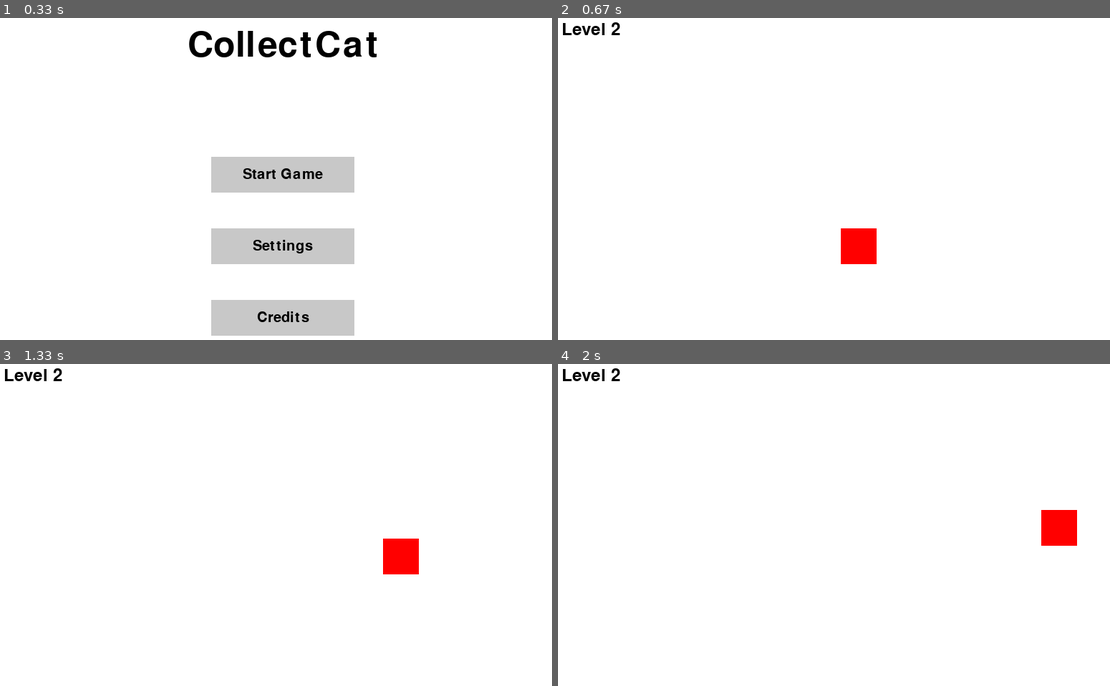
Above: before the commit, frames 1-4 (two rows, left to right).
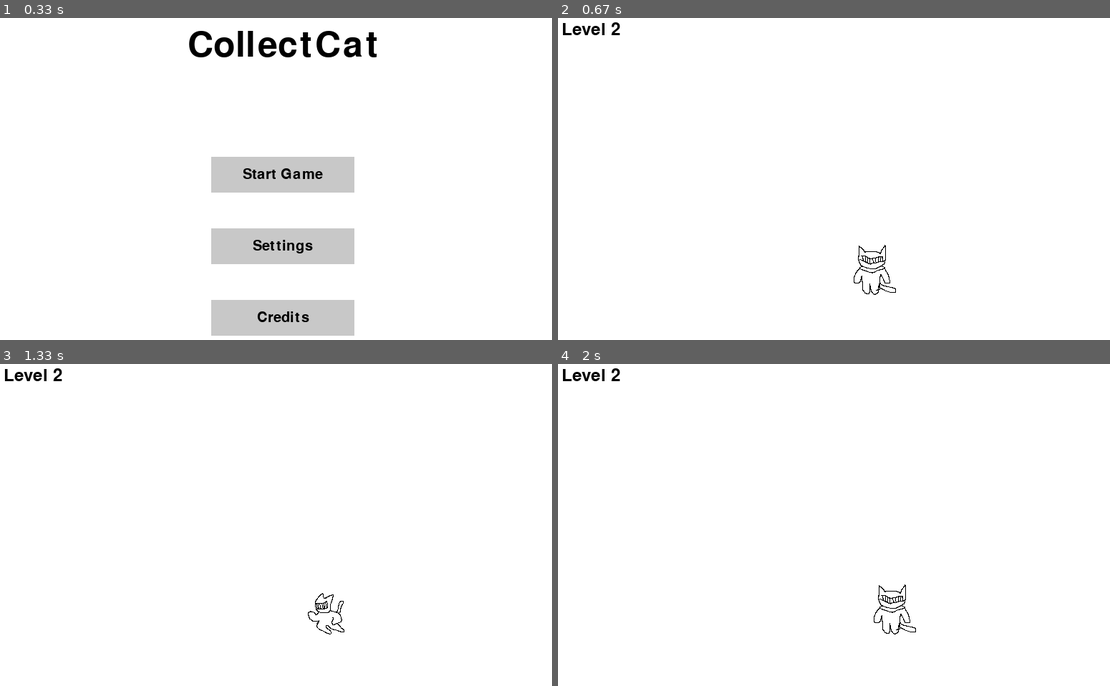
Above: after the commit, the same moments.

Repository: pondmaDev/PygameProject
Game: pygame game, started from main.py
The game is run twice, just before and just after one commit, with the same random seed, the same clock (stepped at 60 frames per second) and the same inputs.
Inputs (mouse positions are in pixels of both pictures, inside the frame that each line leads up to):
- Up to frame 1 (0.33 s): no input
- Up to frame 2 (0.67 s): press the mouse at (839, 175) at 0.37 s; move the mouse to (867, 150) at 0.47 s; release the mouse at (889, 124) at 0.6 s
- Up to frame 3 (1.33 s): hold Right 0.67-1.13 s; move the mouse to (259, 457) at 0.7 s; hold Up from 1.17 s (still down)
- Up to frame 4 (2 s): release Up at 1.47 s; hold Right 1.5-1.97 s

Frame 1 is identical in both runs. In frame 2, 0.9% of the frame differs, in the area x 51-62%, y 65-86%; in frame 3, 0.9%; in frame 4, 0.9%, in the area x 57-95%, y 45-84%.

Commit message:
I sucessfully add character picture and fix some bug

Diff:
--- a/main.py
+++ b/main.py
@@ -1,46 +1,93 @@
-
 import pygame
 import sys
-from scripts import *
+from scripts.character import Character
+from scripts.movement import move_character
+from scripts.interface import main_menu, level_selection  # Import the new functions
 
-def check_interface():
+# Initialize Pygame
+pygame.init()
+
+# Screen dimensions
+screen_width = 800
+screen_height = 600
+
+# Colors
+WHITE = (255, 255, 255)
+BLACK = (0, 0, 0)
+RED = (255, 0, 0)
+
+ # Debug and Error
+def error_print(message):
+    print(f"[ERROR] {message}")
+
+# Create screen
+screen = pygame.display.set_mode((screen_width, screen_height))
+pygame.display.set_caption('CollectCat')
+
+
+# Example paths for idle and running images
+idle_image_paths = [
+    'data/raw/Character/Idle/pixil-frame-0.png',
+    'data/raw/Character/Idle/pixil-frame-0 (1).png'
+]
+running_image_paths = [
+    'data/raw/Character/running/pixil-frame-0 (2).png',
+    'data/raw/Character/running/pixil-frame-0 (3).png'
+]
+
+def debug_print(message):
+    print(f"[DEBUG] {message}")
+
+def error_print(message):
+    print(f"[ERROR] {message}")
+
+def start_game(level):
+    global character
+    debug_print("Starting the game...")
+
     try:
-        # Initialize Pygame (if not already initialized in interface.py)
-        if not pygame.get_init():
-            pygame.init()
+        character = Character(screen_width // 2, screen_height // 2, 50, 50, RED,
+                              idle_image_paths, running_image_paths)
+        debug_print("Character initialized successfully.")
+    except Exception as e:
+        error_print(f"Failed to initialize character: {e}")
+        return
 
-        # Check if screen is created
-        if not pygame.display.get_surface():
-            screen = pygame.display.set_mode((screen_width, screen_height))
+    running = True
+    while running:
+        try:
+            for event in pygame.event.get():
+                if event.type == pygame.QUIT:
+                    pygame.quit()
+                    sys.exit()
 
-        # Test draw_button function
-        test_button = draw_button('Test', 100, 100, 100, 50, (200, 200, 200), (150, 150, 150))
+            keys_pressed = pygame.key.get_pressed()
+            move_character(character, keys_pressed, screen_width, screen_height)
 
-        # Test character creation
-        test_character = Character(screen_width // 2, screen_height // 2, 50, 50, RED)
+            screen.fill(WHITE)
+            character.update()
+            character.draw(screen)
 
-        # Test movement function
-        keys = pygame.key.get_pressed()
-        move_character(test_character, keys, screen_width, screen_height)
+            font = pygame.font.Font(None, 36)
+            level_text = font.render(f'Level {level}', True, BLACK)
+            screen.blit(level_text, (10, 10))
 
-        print("Interface, Character, and Movement modules work successfully")
-        return True
-    except Exception as e:
-        print(f"Error in initialization: {e}")
-        return False
+            pygame.display.flip()
 
-def main():
-    if check_interface():
-        # If interface check passes, proceed with the game
-        try:
-            main_menu()  # Start the game with the main menu
         except Exception as e:
-            print(f"Error during game execution: {e}")
-    else:
-        print("Initialization check failed. Exiting the game.")
+            error_print(f"An error occurred during the game loop: {e}")
 
     pygame.quit()
     sys.exit()
 
 if __name__ == "__main__":
-    main()
+    while True:
+        try:
+            menu_option = main_menu(screen)
+            debug_print(f"Menu option selected: {menu_option}")
+            if menu_option == 'start_game':
+                level = level_selection(screen)  # Ensure level selection is called here
+                debug_print(f"Level selected: {level}")
+                start_game(level)  # Start the game with the selected level
+        except Exception as e:
+            error_print(f"An error occurred in the main loop: {e}")
--- a/scripts/character.py
+++ b/scripts/character.py
@@ -1,17 +1,35 @@
 import pygame
 
 class Character:
-    def __init__(self, x, y, width, height, color):
+    def __init__(self, x, y, width, height, color, idle_image_paths, running_image_paths):
         self.x = x
         self.y = y
         self.width = width
         self.height = height
         self.color = color
         self.rect = pygame.Rect(x, y, width, height)
+        self.idle_images = [pygame.image.load(path) for path in idle_image_paths]
+        self.running_images = [pygame.image.load(path) for path in running_image_paths]
+        self.frame_index = 0
+        self.is_running = False
+        self.animation_timer = 0  # Timer to control animation speed
 
     def draw(self, screen):
-        pygame.draw.rect(screen, self.color, self.rect)
+        if self.is_running:
+            screen.blit(self.running_images[self.frame_index], self.rect)
+        else:
+            screen.blit(self.idle_images[self.frame_index], self.rect)
 
     def update(self):
         self.rect.x = self.x
         self.rect.y = self.y
+        if self.is_running:
+            self.animation_timer += 1
+            if self.animation_timer >= 5:  # Change image every 5 frames
+                self.frame_index = (self.frame_index + 1) % len(self.running_images)
+                self.animation_timer = 0
+        else:
+            self.frame_index = 0  # Reset to the first idle image
+
+    def set_running(self, running):
+        self.is_running = running
--- a/scripts/interface.py
+++ b/scripts/interface.py
@@ -1,41 +1,21 @@
 import pygame
 import sys
-from .character import Character
-from .movement import move_character
-
-# Initialize Pygame
-pygame.init()
-
-# Screen dimensions
-screen_width = 800
-screen_height = 600
 
 # Colors
 WHITE = (255, 255, 255)
 BLACK = (0, 0, 0)
-RED = (255, 0, 0)
-GREEN = (0, 255, 0)
-BLUE = (0, 0, 255)
-# Create screen
-screen = pygame.display.set_mode((screen_width, screen_height))
-pygame.display.set_caption('CollectCat')
-
-# Load background music (placeholder)
-# pygame.mixer.music.load('your_music_file.mp3')
-# pygame.mixer.music.play(-1)
-
-# Load background image (placeholder)
-# background_image = pygame.image.load('your_background_image.png')
-# background_image = pygame.transform.scale(background_image, (screen_width, screen_height))
-
-
-def draw_button(text, x, y, width, height, inactive_color, active_color):
+# Debug function
+def debug_print(message):
+    print(f"[DEBUG] {message}")
+#draw button
+def draw_button(screen, text, x, y, width, height, inactive_color, active_color):
     mouse = pygame.mouse.get_pos()
     click = pygame.mouse.get_pressed()
 
     if x + width > mouse[0] > x and y + height > mouse[1] > y:
         pygame.draw.rect(screen, active_color, (x, y, width, height))
         if click[0] == 1:
+            print(f"{text} button clicked!")
             return True
     else:
         pygame.draw.rect(screen, inactive_color, (x, y, width, height))
@@ -47,33 +27,31 @@
     screen.blit(text_surf, text_rect)
     return False
 
-
-def main_menu():
+#main menu screen
+def main_menu(screen):
     while True:
         for event in pygame.event.get():
             if event.type == pygame.QUIT:
                 pygame.quit()
                 sys.exit()
 
-        # Fill screen with background image
-        # screen.blit(background_image, (0, 0))
         screen.fill(WHITE)  # Temporary, replace with background image
 
         # Title/Header
         font = pygame.font.Font(None, 74)
         title_text = font.render('CollectCat', True, BLACK)
-        screen.blit(title_text, (screen_width // 2 - title_text.get_width() // 2, 20))
+        screen.blit(title_text, (screen.get_width() // 2 - title_text.get_width() // 2, 20))
 
         # Buttons
-        if draw_button('Start Game', screen_width//2 - 100, 200, 200, 50, (200, 200, 200), (150, 150, 150)):
-            level_selection()
-        draw_button('Settings', screen_width//2 - 100, 300, 200, 50, (200, 200, 200), (150, 150, 150))
-        draw_button('Credits', screen_width//2 - 100, 400, 200, 50, (200, 200, 200), (150, 150, 150))
+        if draw_button(screen, 'Start Game', screen.get_width()//2 - 100, 200, 200, 50, (200, 200, 200), (150, 150, 150)):
+            return 'start_game'
+        draw_button(screen, 'Settings', screen.get_width()//2 - 100, 300, 200, 50, (200, 200, 200), (150, 150, 150))
+        draw_button(screen, 'Credits', screen.get_width()//2 - 100, 400, 200, 50, (200, 200, 200), (150, 150, 150))
 
         pygame.display.flip()
 
 
-def level_selection():
+def level_selection(screen):
     while True:
         for event in pygame.event.get():
             if event.type == pygame.QUIT:
@@ -84,44 +62,18 @@
 
         font = pygame.font.Font(None, 74)
         title_text = font.render('Select Level', True, BLACK)
-        screen.blit(title_text, (screen_width // 2 - title_text.get_width() // 2, 20))
+        screen.blit(title_text, (screen.get_width() // 2 - title_text.get_width() // 2, 20))
 
-        if draw_button('Level 1', 100, 200, 150, 50, (200, 200, 200), (150, 150, 150)):
-            start_game(1)
-        if draw_button('Level 2', 325, 200, 150, 50, (200,  200, 200), (150, 150, 150)):
-            start_game(2)
-        if draw_button('Level 3', 550, 200, 150, 50, (200, 200, 200), (150, 150, 150)):
-            start_game(3)
+        if draw_button(screen, 'Level 1', 100, 200, 150, 50, (200, 200, 200), (150, 150, 150)):
+            debug_print("Level 1 selected")
+            return 1
+
+        if draw_button(screen, 'Level 2', 325, 200, 150, 50, (200, 200, 200), (150, 150, 150)):
+            debug_print("Level 2 selected")
+            return 2
+
+        if draw_button(screen, 'Level 3', 550, 200, 150, 50, (200, 200, 200), (150, 150, 150)):
+            debug_print("Level 3 selected")
+            return 3
 
         pygame.display.flip()
-
-
-def start_game(level):
-    global character
-    character = Character(screen_width // 2, screen_height // 2, 50, 50, RED)
-
-    running = True
-    while running:
-        for event in pygame.event.get():
-            if event.type == pygame.QUIT:
-                pygame.quit()
-                sys.exit()
-
-        keys_pressed = pygame.key.get_pressed()
-        move_character(character, keys_pressed, screen_width, screen_height)
-
-        screen.fill(WHITE)
-        character.update()
-        character.draw(screen)
-
-        font = pygame.font.Font(None,  36)
-        level_text = font.render(f'Level {level}', True, BLACK)
-        screen.blit(level_text, (10, 10))
-
-        pygame.display.flip()
-
-    pygame.quit()
-    sys.exit()
-
-if __name__ == "__main__":
-    main_menu()
--- a/scripts/movement.py
+++ b/scripts/movement.py
@@ -1,13 +1,23 @@
 import pygame
 from .character import Character
 
+SPEED = 0.5 # Editting speed of character
+
 def move_character(character, keys_pressed, screen_width, screen_height):
-    speed = 5
-    if keys_pressed[pygame.K_LEFT] and character.x - speed > 0:
-        character.x -= speed
-    if keys_pressed[pygame.K_RIGHT] and character.x + speed + character.width < screen_width:
-        character.x += speed
-    if keys_pressed[pygame.K_UP] and character.y - speed > 0:
-        character.y -= speed
-    if keys_pressed[pygame.K_DOWN] and character.y + speed + character.height < screen_height:
-        character.y += speed
+    if keys_pressed[pygame.K_LEFT]:
+        character.x -= SPEED
+        character.set_running(True)
+    elif keys_pressed[pygame.K_RIGHT]:
+        character.x += SPEED
+        character.set_running(True)
+    elif keys_pressed[pygame.K_UP]:
+        character.y -= SPEED
+        character.set_running(True)
+    elif keys_pressed[pygame.K_DOWN]:
+        character.y += SPEED
+        character.set_running(True)
+    else:
+        character.set_running(False)  # Stop running when no key is pressed
+
+    character.x = max(0, min(character.x, screen_width - character.width))
+    character.y = max(0, min(character.y, screen_height - character.height))
Binary file added: data/raw/Character/Idle/pixil-frame-0 (1).png
Binary file added: data/raw/Character/Idle/pixil-frame-0.png
Binary file added: data/raw/Character/running/pixil-frame-0 (2).png
Binary file added: data/raw/Character/running/pixil-frame-0 (3).png
